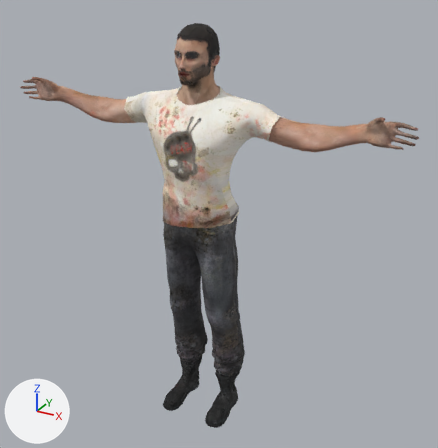
A saved change to the FBX model TrashSoup/TrashSoup/TrashSoupContent/Models/MainCharacter/MainCharacter_testM.FBX.
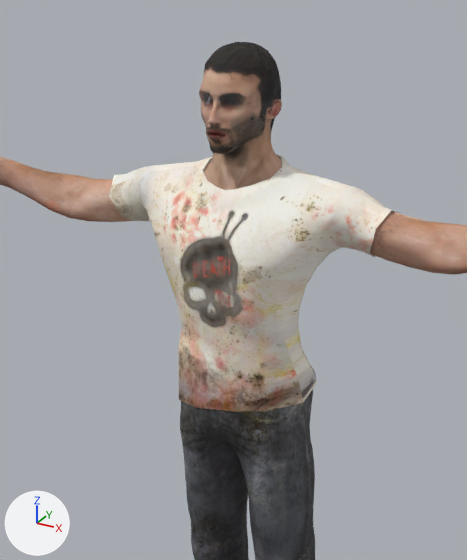
Each version is shown whole from a camera (50 mm lens) standing at (0.314, -0.525, 0.283) and looking at (0.016, 0.017, 0.012), then close up on the part from 15% to 74% of the width and 0% to 69% of the height. Lighting does not change. The marker at lower left points along +X, +Y and +Z. Where no turn or scale is listed for an object, it has been applied to the vertices. Vertices at the same position are counted once.

Objects in the first close-up: 'koles', 'wlosy'.
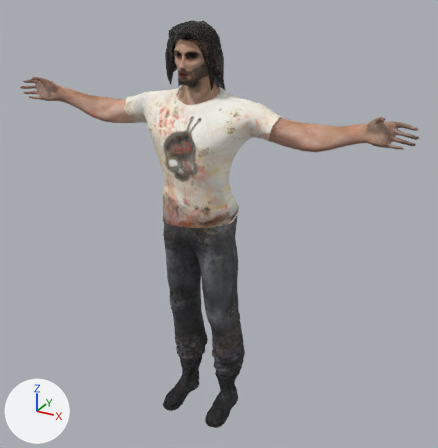
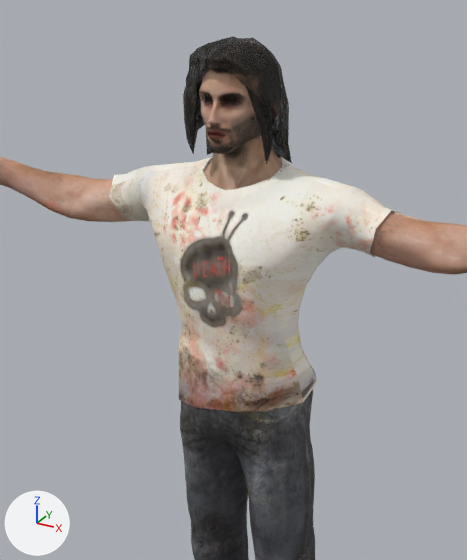
Where the newer file only moved an object's origin or applied its transform, the numbers keep the older frame.

Boxes [x1, y1, x2, y2] around the edits, measured in the close-ups (467 x 560 px):
```json
{"object": "wlosy", "change": "mesh moved", "before": [253, 374, 263, 383], "after": [183, 36, 292, 165]}
```

Scene script edits in JSON lines:
```json
{"block": "me_mesh_001", "where": "me_mesh_001.from_pydata(...)  # 682 vertices, 1327 faces; spans x -0.0293..0.0293, y -0.0285..0.0255, z -0.0372..0.0372"}
{"block": "me_mesh_001", "where": "# used by ob_wlosy; location = (0.0, 0.0, 0.0)"}
{"block": "me_mesh_001", "change": "me_mesh_001 part 1: the whole mesh is moved by (0.0, 0.0, 0.19)"}
```
